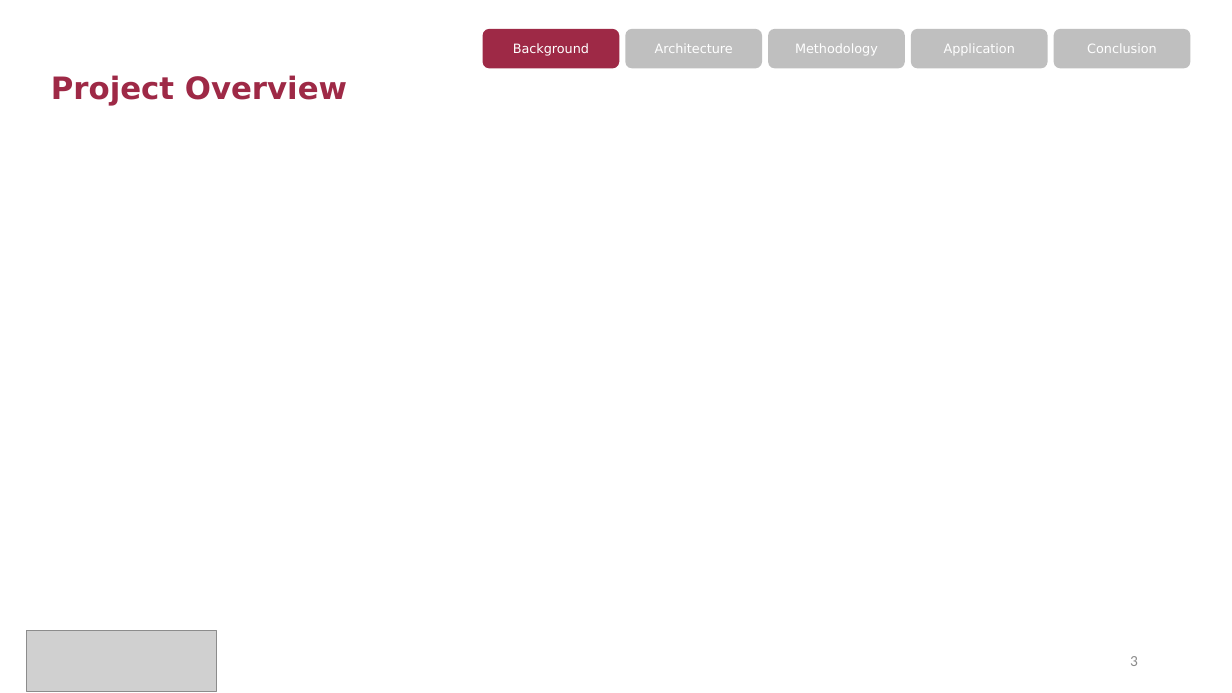
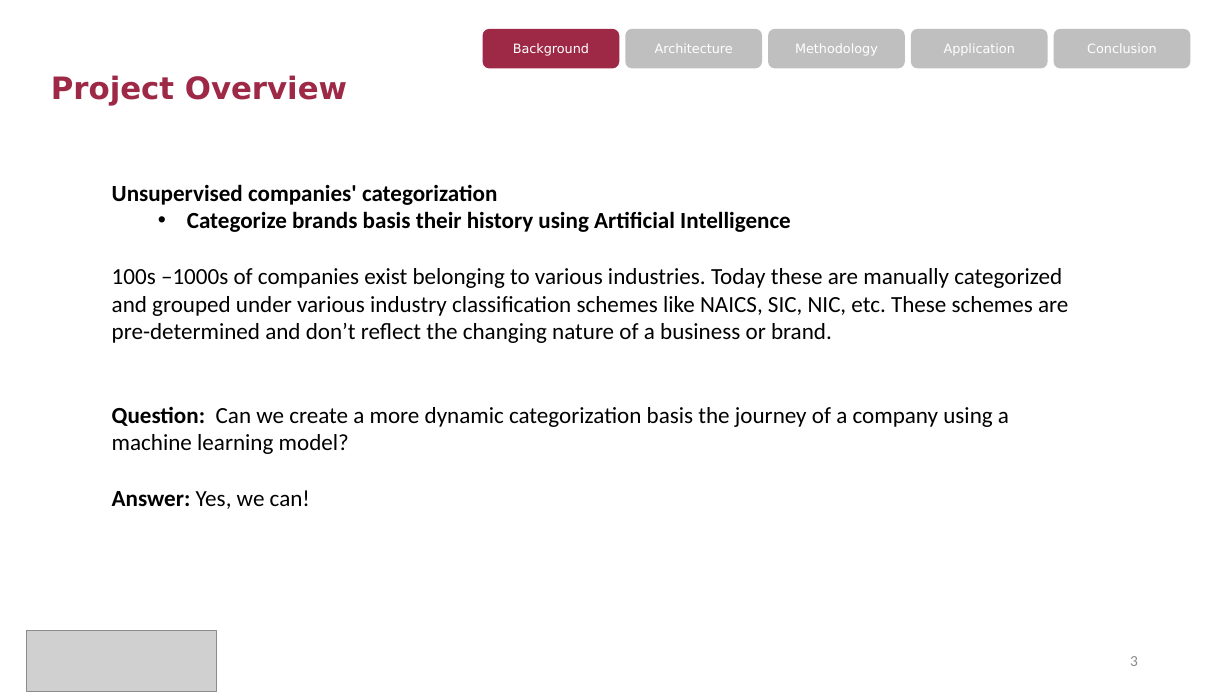
Before and after one commit to zqw86713/MSCA_31008_0N01_Winter_2023_Data_Mining_Principles, a slide deck: slide 3 of Final_project/MScA_31008_Final_Project_Presentation - Pitchbook Industry Classification.pptx. Drawn at 1232x693 pixels with LibreOffice and Linux fonts; fonts in the diff are those of the drawing; grey boxes stand for pictures. Boxes give left, top, right and bottom in pixels: in the first picture for what was removed or moved away, otherwise in the second. Text is boxed around its words. In the diff, an @@ line names an element or a change of style, - is before the commit and + after.

```diff
--- a/Final_project/MScA_31008_Final_Project_Presentation - Pitchbook Industry Classification.pptx
+++ b/Final_project/MScA_31008_Final_Project_Presentation - Pitchbook Industry Classification.pptx
@@ text added at [112,184,1068,509], 18 pt, text #000000 @@
+Unsupervised companies' categorization
+  • Categorize brands basis their history using Artificial Intelligence
+100s –1000s of companies exist belonging to various industries. Today these are manually categorized and grouped under various industry classification schemes like NAICS, SIC, NIC, etc. These schemes are pre-determined and don’t reflect the changing nature of a business or brand.
+Question: Can we create a more dynamic categorization basis the journey of a company using a machine learning model?
+Answer: Yes, we can!
```
Also in this commit, not shown: 2 slides added, 1 other file.
